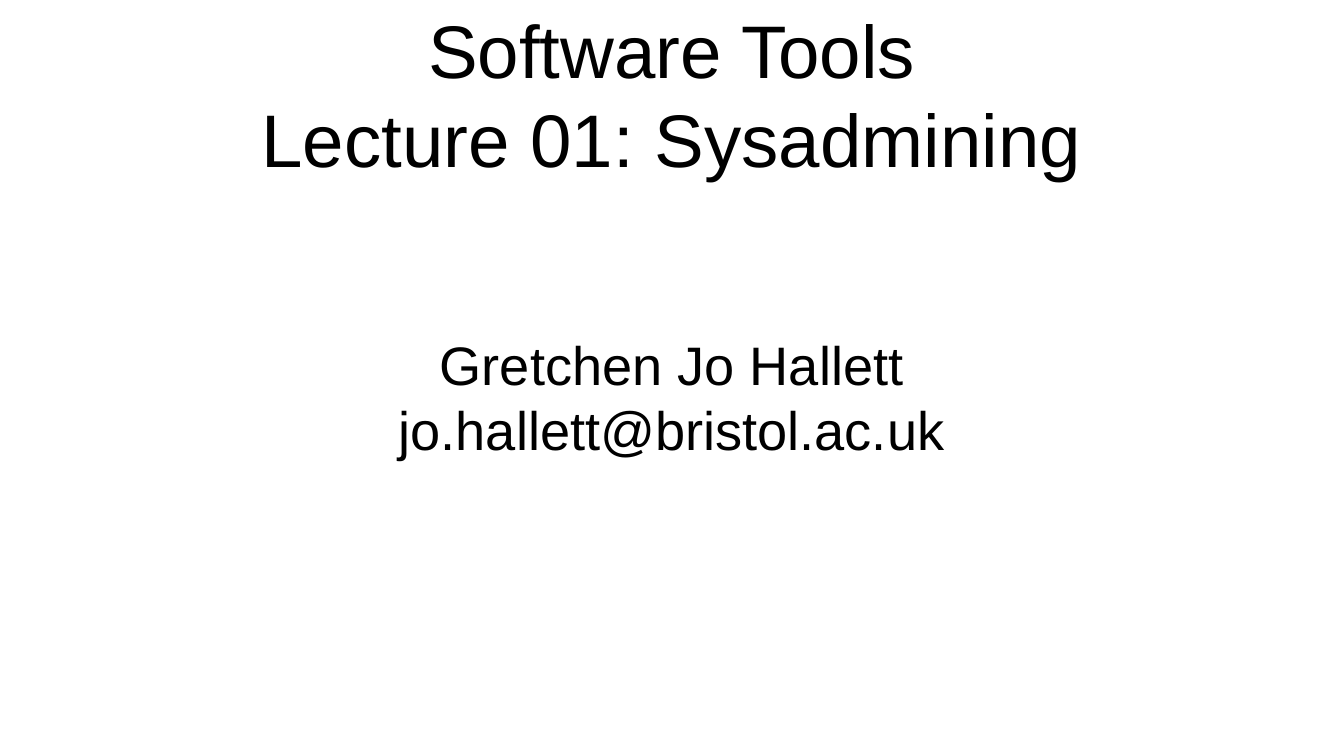
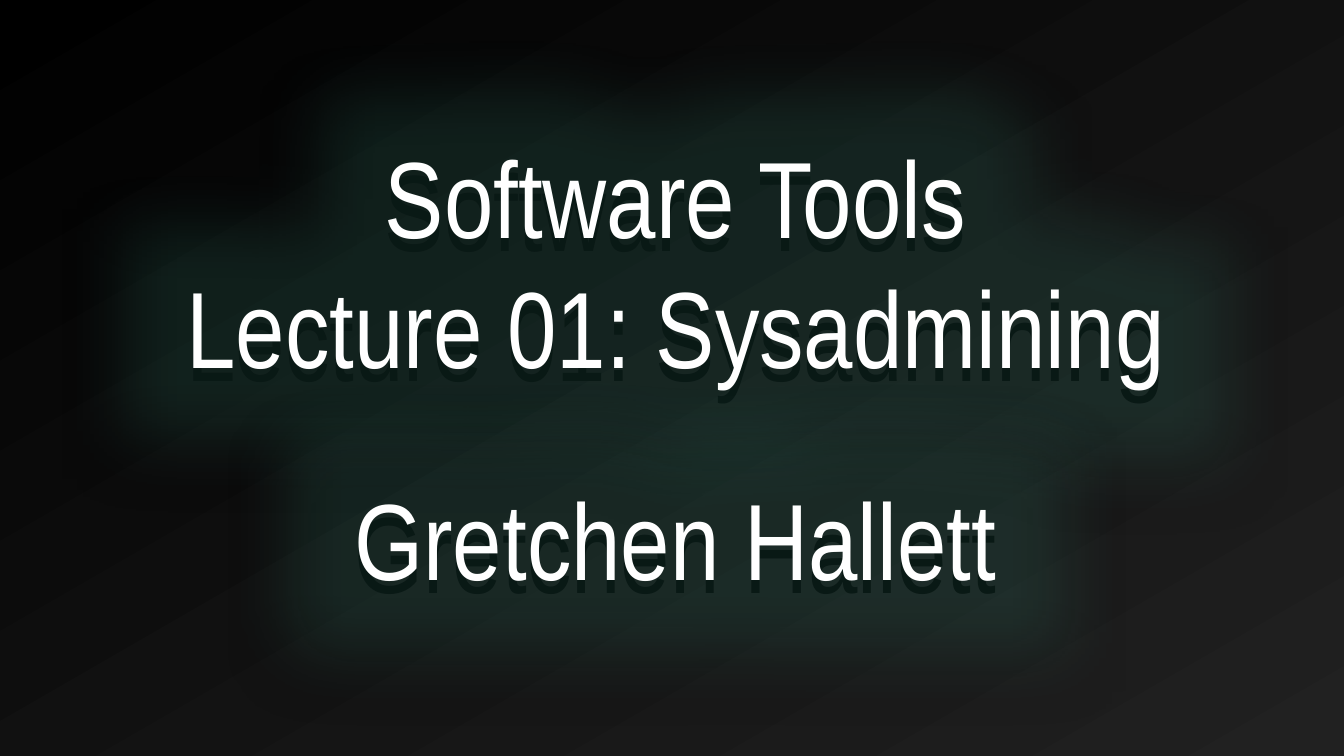
Before and after one commit to cs-uob/software-tools, a slide deck: slide 1 of 01-sysadmin/slides.odp. Drawn at 1344x756 pixels with LibreOffice and Linux fonts; fonts in the diff are those of the drawing. Boxes give left, top, right and bottom in pixels: in the first picture for what was removed or moved away, otherwise in the second. Text is boxed around its words. In the diff, an @@ line names an element or a change of style, - is before the commit and + after.

```diff
--- a/01-sysadmin/slides.odp
+++ b/01-sysadmin/slides.odp
@@ background #FFFFFF to gradient #000000 to #212121 @@
@@ title "Software Tools Lecture 01: Sysadmining": place and size @@
-title "Software Tools Lecture 01: Sysadmining" at (262,24,1081,181)
+title "Software Tools Lecture 01: Sysadmining" at (187,159,1165,387)
@@ title "Software Tools Lecture 01: Sysadmining" at (187,159,1165,387): size 44 to 64 pt, font Arial to Arial Narrow, text colour #000000 to #FFFFFF @@
@@ subtitle at (354,501,996,581): text changed; size 32 to 64 pt; font Arial to Arial Narrow; text colour #000000 to #FFFFFF @@
-Gretchen Jo Hallett
-jo.hallett@bristol.ac.uk
+Gretchen Hallett
```
Also in this commit, not shown: 14 other slides changed, 1 other file.
